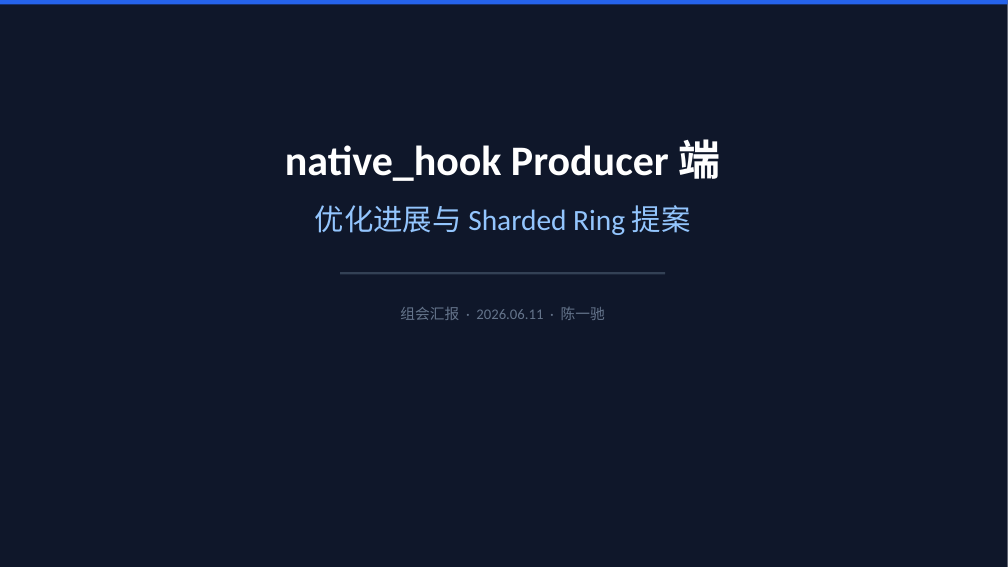
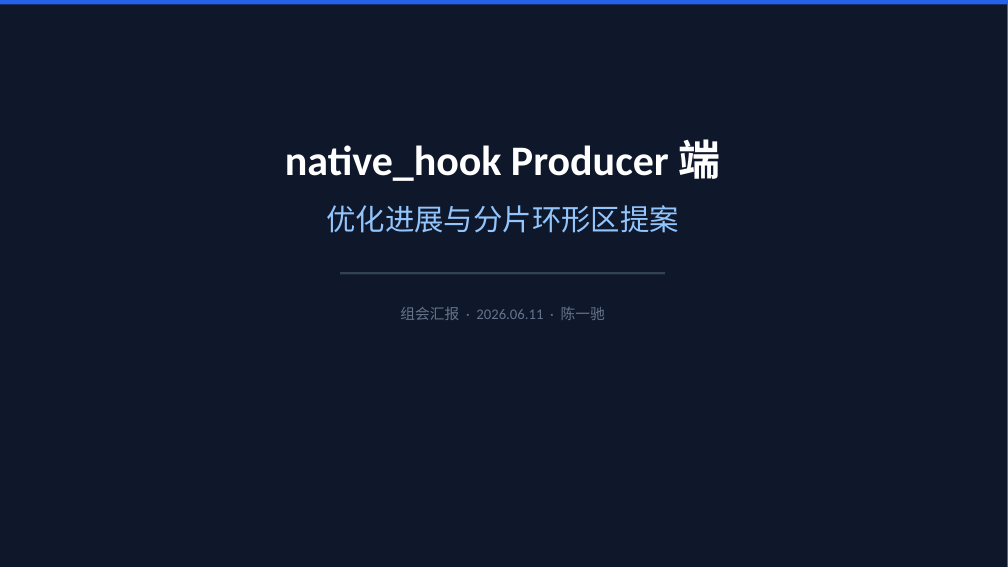
Before and after one commit to YiChiChen1106/Nativehook_linux_planb, a slide deck: slide 1 of presentation/native_hook_progress_2026-06-11.pptx. Drawn at 1008x567 pixels with LibreOffice and Linux fonts; fonts in the diff are those of the drawing. Boxes give left, top, right and bottom in pixels: in the first picture for what was removed or moved away, otherwise in the second. Text is boxed around its words. In the diff, an @@ line names an element or a change of style, - is before the commit and + after.

```diff
--- a/presentation/native_hook_progress_2026-06-11.pptx
+++ b/presentation/native_hook_progress_2026-06-11.pptx
@@ text at box(327, 205, 679, 233): text changed @@
-优化进展与 Sharded Ring 提案
+优化进展与分片环形区提案
```
Also in this commit, not shown: 3 other slides changed, 3 other files.
